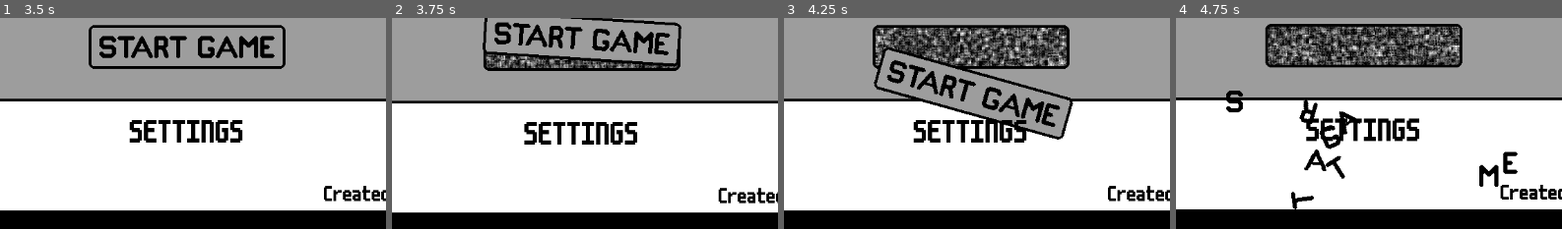
Above: before the commit, frames 1-4 (left to right).
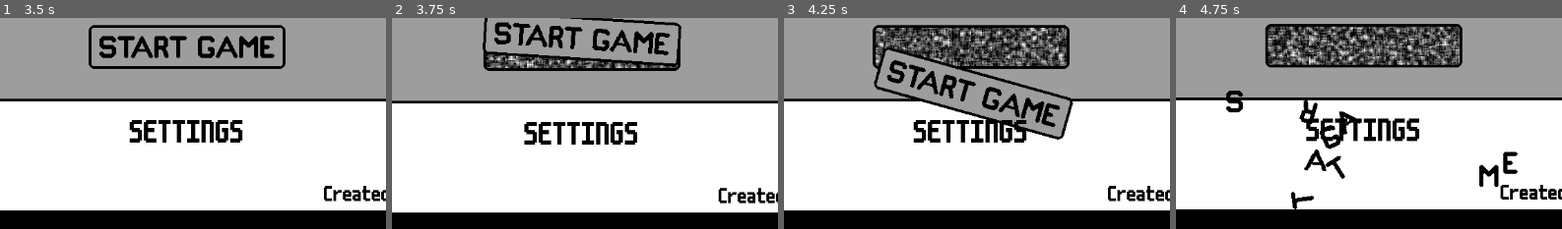
Above: after the commit, the same moments.

Repository: conor-wilson/secret-sapphire
Game: Godot game, scene res://scenes/main.tscn
The game is run twice, just before and just after one commit, with the same random seed, the same clock (stepped at 60 frames per second) and the same inputs.
Inputs (mouse positions are % of the whole screen's width and height, from its top left):
- Up to frame 1 (3.5 s): tap Enter at 0.5 s; move the mouse to (49, 38) at 0.52 s; click (49, 38) at 0.6 s; click "SETTINGS" at 1.25 s; click "BACK" at 2 s; tap Space at 2.75 s; move the mouse to (49, 38) at 2.77 s; click (49, 38) at 2.85 s
- Up to frame 2 (3.75 s): tap Enter at 3.5 s; move the mouse to (49, 56) at 3.52 s; click (49, 56) at 3.6 s
- Up to frame 3 (4.25 s): no input
- Up to frame 4 (4.75 s): move the mouse to (6, 11) at 4.27 s; click (6, 11) at 4.35 s
The pictures show only the part of the screen within x 25-75%, y 49-99%; the shares and areas given below are measured in that part.

Frame 1 is identical in both runs. In frame 2, 1.2% of the frame differs, in the area x 24-74%, y 17-24%; in frame 3, 5.3%; in frame 4, 5.9%, in the area x 23-74%, y 3-23%.

Commit message:
Added caged helper bot to secret settings menu

Diff:
--- a/let-me-play/scenes/secret_settings_menu.tscn
+++ b/let-me-play/scenes/secret_settings_menu.tscn
@@ -1,7 +1,9 @@
-[gd_scene load_steps=5 format=4 uid="uid://vff026q47yk"]
+[gd_scene load_steps=10 format=4 uid="uid://vff026q47yk"]
 
 [ext_resource type="TileSet" uid="uid://b35s45rp0yrck" path="res://scenes/menu_tile_set.tres" id="1_qo81q"]
 [ext_resource type="FontFile" uid="uid://bckbkknmti08k" path="res://assets/fonts/m6x11.ttf" id="2_my51e"]
+[ext_resource type="Texture2D" uid="uid://1cwslcas3huc" path="res://assets/art/HelpBot-Sheet.png" id="3_rksun"]
+[ext_resource type="Texture2D" uid="uid://um4g42a5xdp" path="res://assets/art/Cage.png" id="4_oxqhv"]
 
 [sub_resource type="LabelSettings" id="LabelSettings_j2r77"]
 font = ExtResource("2_my51e")
@@ -9,6 +11,44 @@
 font_color = Color(0, 0, 0, 1)
 
 [sub_resource type="StyleBoxEmpty" id="StyleBoxEmpty_b1xvw"]
+
+[sub_resource type="Animation" id="Animation_pv5sx"]
+resource_name = "help_bot_idle"
+length = 2.5
+loop_mode = 1
+tracks/0/type = "value"
+tracks/0/imported = false
+tracks/0/enabled = true
+tracks/0/path = NodePath(".:frame")
+tracks/0/interp = 1
+tracks/0/loop_wrap = true
+tracks/0/keys = {
+"times": PackedFloat32Array(0, 1.8, 1.9, 2, 2.1, 2.2, 2.3, 2.4),
+"transitions": PackedFloat32Array(1, 1, 1, 1, 1, 1, 1, 1),
+"update": 1,
+"values": [0, 0, 2, 3, 4, 5, 6, 7]
+}
+
+[sub_resource type="Animation" id="Animation_yd1i7"]
+length = 0.001
+tracks/0/type = "value"
+tracks/0/imported = false
+tracks/0/enabled = true
+tracks/0/path = NodePath(".:frame")
+tracks/0/interp = 1
+tracks/0/loop_wrap = true
+tracks/0/keys = {
+"times": PackedFloat32Array(0),
+"transitions": PackedFloat32Array(1),
+"update": 1,
+"values": [0]
+}
+
+[sub_resource type="AnimationLibrary" id="AnimationLibrary_cgdud"]
+_data = {
+"RESET": SubResource("Animation_yd1i7"),
+"help_bot_idle": SubResource("Animation_pv5sx")
+}
 
 [node name="SecretSettingsMenu" type="Node2D"]
 
@@ -79,3 +119,19 @@
 theme_override_styles/focus = SubResource("StyleBoxEmpty_b1xvw")
 text = "secret setting 3"
 flat = true
+
+[node name="HelpBot" type="Sprite2D" parent="."]
+position = Vector2(552, 282)
+scale = Vector2(2, 2)
+texture = ExtResource("3_rksun")
+hframes = 8
+
+[node name="AnimationPlayer" type="AnimationPlayer" parent="HelpBot"]
+libraries = {
+"": SubResource("AnimationLibrary_cgdud")
+}
+autoplay = "help_bot_idle"
+
+[node name="Cage" type="Sprite2D" parent="."]
+position = Vector2(560, 288)
+texture = ExtResource("4_oxqhv")
Binary file added: let-me-play/assets/art/Cage.png
Not shown, added: let-me-play/assets/art/Cage.png.import
Binary file added: let-me-play/assets/art/HelpBot-Sheet.png
Not shown, added: let-me-play/assets/art/HelpBot-Sheet.png.import
Not shown, added: aseprite/Cage.aseprite
